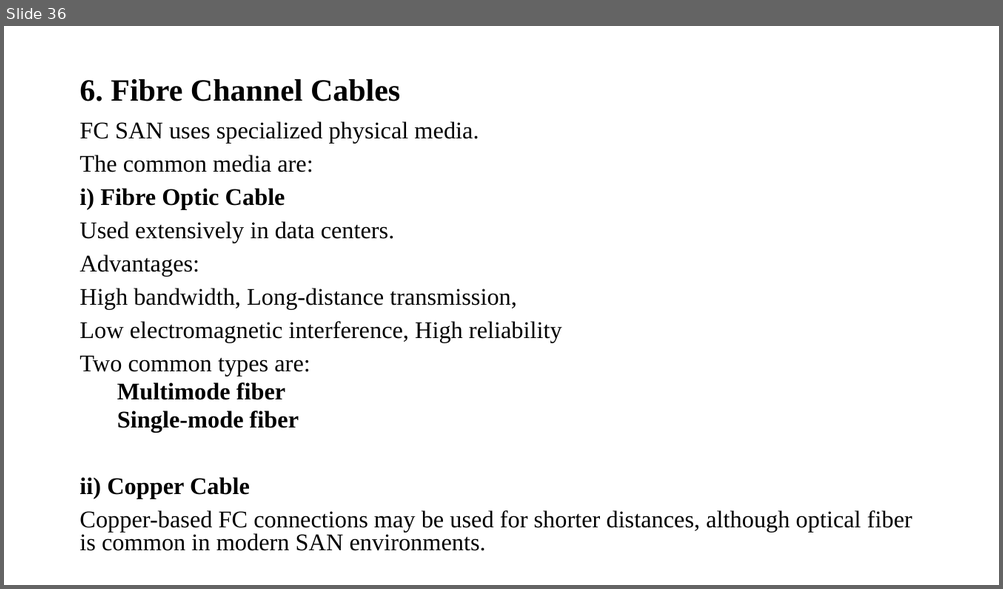
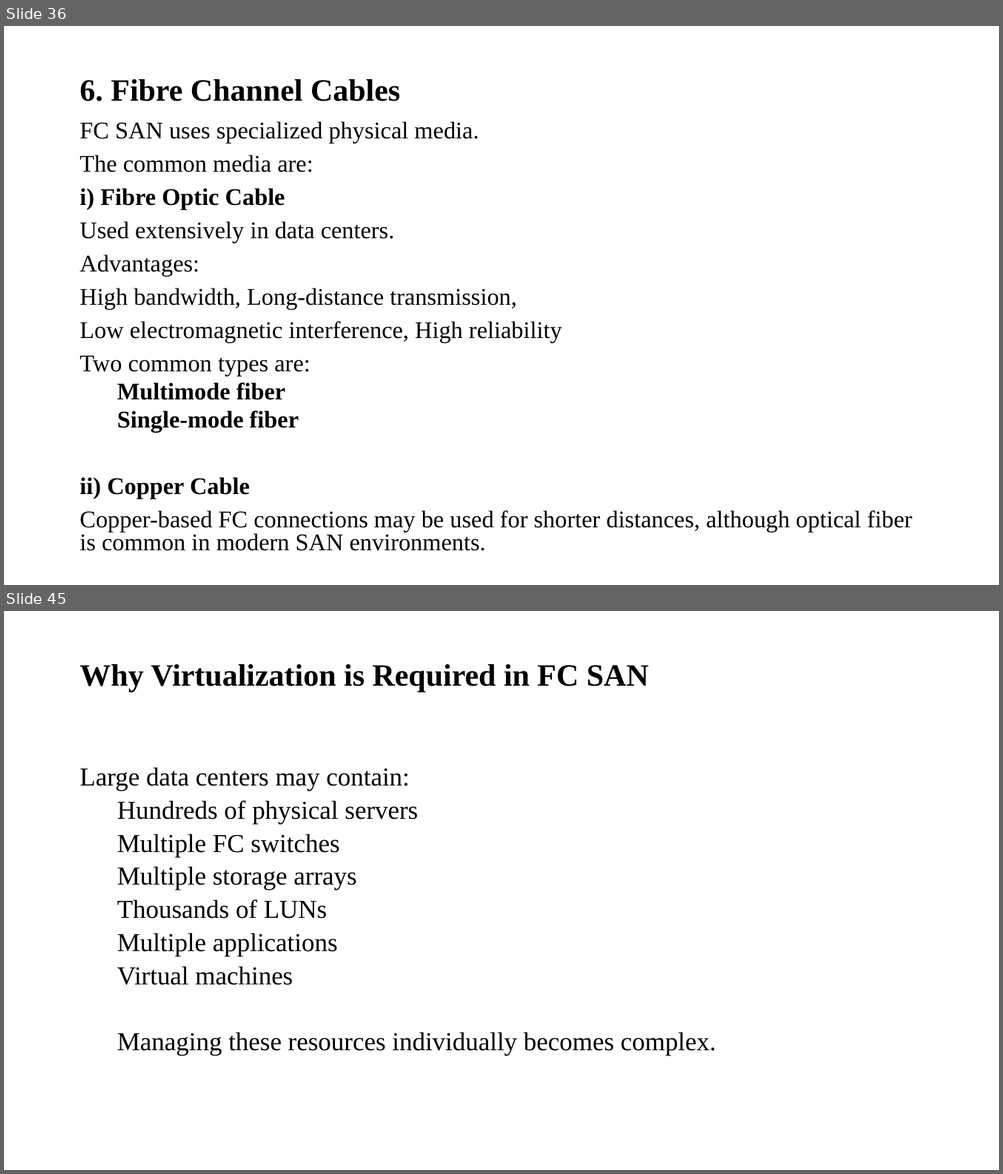
Before and after one commit to kittyboy06/Clg, a slide deck: 5th Sem/Storage Tech/UNIT 3.pptx. Shown one above the other, each under a label of ours: slide 36 before the commit, slides 36 and 45 after it; the slides between them are not shown. The pictures are 1003x589 and 1003x1174 pixels, drawn with LibreOffice and Linux fonts; fonts in the diff are those of the drawing. Boxes give left, top, right and bottom in pixels: in the first picture for what was removed or moved away, otherwise in the second. Text is boxed around its words. In the diff, an @@ line names an element or a change of style, - is before the commit and + after.

```diff
--- a/5th Sem/Storage Tech/UNIT 3.pptx
+++ b/5th Sem/Storage Tech/UNIT 3.pptx
@@ slide 45 added at (4,611,999,1170), background #FFFFFF @@
@@ title added at (79,664,649,692), 30 pt, text #000000, bold @@
+Why Virtualization is Required in FC SAN
@@ text added at (79,767,716,1056), 25 pt, text #000000 @@
+Large data centers may contain:
+  Hundreds of physical servers
+  Multiple FC switches
+  Multiple storage arrays
+  Thousands of LUNs
+  Multiple applications
+  Virtual machines
+  Managing these resources individually becomes complex.
```
Also in this commit, not shown: 12 slides changed, 46 other slides added, 21 other files.
